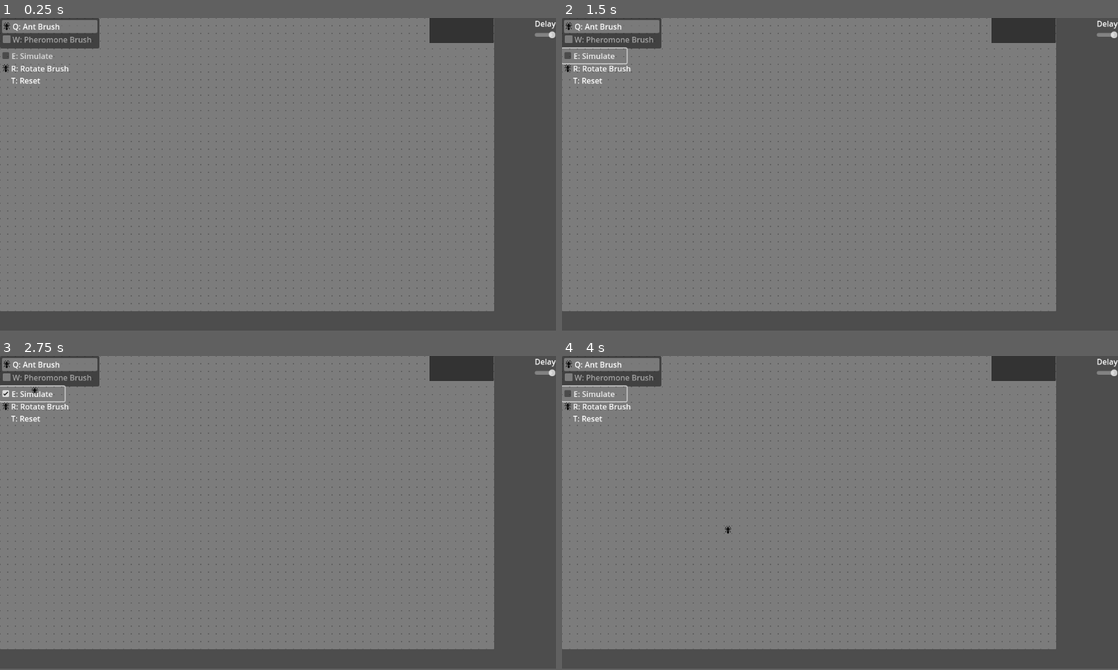
Above: before the commit, frames 1-4 (two rows, left to right).
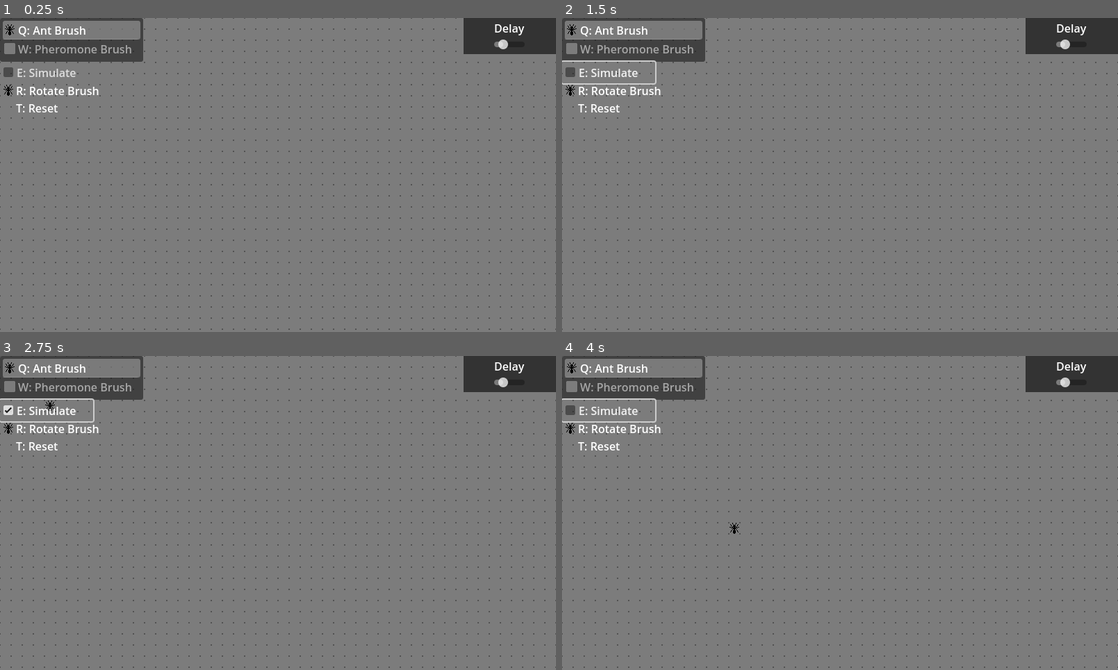
Above: after the commit, the same moments.

Repository: JarWarren/Ant
Game: Godot game, scene res://tile_map.tscn
Same seed, same stepped clock (60 frames per second), same inputs: the game is played once before the commit and once after it.
Inputs (mouse positions are in pixels of both pictures, inside the frame that each line leads up to):
- Up to frame 1 (0.25 s): no input
- Up to frame 2 (1.5 s): click "E: Simulate" at 0.5 s; click "E: Simulate" at 1.25 s
- Up to frame 3 (2.75 s): click "E: Simulate" at 2 s
- Up to frame 4 (4 s): tap Enter at 2.75 s; move the mouse to (962, 497) at 2.77 s; click (962, 497) at 2.85 s; tap T (reset) at 3.5 s; move the mouse to (728, 528) at 3.52 s; tap Q (ant) at 3.6 s; click (728, 528) at 3.8 s
In our replay, the window is 800x450 before the commit and 800x452 after it. These sizes can differ from the game's own. Grey fills any space a smaller window leaves; there, only what the larger window draws over its background counts as a difference.

The runs differ from the first frame. In frame 1, 22% of the frame differs, in the area x 0-100%, y 0-100%; in frame 2, 22%; in frame 3, 22%; in frame 4, 22%.

Commit message:
update

Diff:
--- a/project.godot
+++ b/project.godot
@@ -12,46 +12,49 @@
 
 config/name="Langton's Ant"
 run/main_scene="res://tile_map.tscn"
+config/features=PackedStringArray("4.0")
 config/icon="res://icon.png"
-config/features=PackedStringArray("4.0", "Vulkan Mobile")
 
 [display]
 
+window/size/viewport_width=800
+window/size/viewport_height=452
 window/stretch/mode="viewport"
 
 [input]
 
 click={
 "deadzone": 0.5,
-"events": [Object(InputEventMouseButton,"resource_local_to_scene":false,"resource_name":"","device":-1,"window_id":0,"store_command":true,"alt_pressed":false,"shift_pressed":false,"ctrl_pressed":false,"command_pressed":false,"button_mask":0,"positio …(130 unchanged characters)…
+"events": [Object(InputEventMouseButton,"resource_local_to_scene":false,"resource_name":"","device":-1,"window_id":0,"alt_pressed":false,"shift_pressed":false,"ctrl_pressed":false,"meta_pressed":false,"button_mask":0,"positio …(130 unchanged characters)…
 ]
 }
 simulate={
 "deadzone": 0.5,
-"events": [Object(InputEventKey,"resource_local_to_scene":false,"resource_name":"","device":0,"window_id":0,"store_command":true,"alt_pressed":false,"shift_pressed":false,"ctrl_pressed":false,"command_pressed":false,"pressed":false,"keycode …(65 unchanged characters)…
+"events": [Object(InputEventKey,"resource_local_to_scene":false,"resource_name":"","device":0,"window_id":0,"alt_pressed":false,"shift_pressed":false,"ctrl_pressed":false,"meta_pressed":false,"pressed":false,"keycode …(65 unchanged characters)…
 ]
 }
 ant={
 "deadzone": 0.5,
-"events": [Object(InputEventKey,"resource_local_to_scene":false,"resource_name":"","device":0,"window_id":0,"store_command":true,"alt_pressed":false,"shift_pressed":false,"ctrl_pressed":false,"command_pressed":false,"pressed":false,"keycode …(65 unchanged characters)…
+"events": [Object(InputEventKey,"resource_local_to_scene":false,"resource_name":"","device":0,"window_id":0,"alt_pressed":false,"shift_pressed":false,"ctrl_pressed":false,"meta_pressed":false,"pressed":false,"keycode …(65 unchanged characters)…
 ]
 }
 tile={
 "deadzone": 0.5,
-"events": [Object(InputEventKey,"resource_local_to_scene":false,"resource_name":"","device":0,"window_id":0,"store_command":true,"alt_pressed":false,"shift_pressed":false,"ctrl_pressed":false,"command_pressed":false,"pressed":false,"keycode …(65 unchanged characters)…
+"events": [Object(InputEventKey,"resource_local_to_scene":false,"resource_name":"","device":0,"window_id":0,"alt_pressed":false,"shift_pressed":false,"ctrl_pressed":false,"meta_pressed":false,"pressed":false,"keycode …(65 unchanged characters)…
 ]
 }
 rotate={
 "deadzone": 0.5,
-"events": [Object(InputEventKey,"resource_local_to_scene":false,"resource_name":"","device":0,"window_id":0,"store_command":true,"alt_pressed":false,"shift_pressed":false,"ctrl_pressed":false,"command_pressed":false,"pressed":false,"keycode …(65 unchanged characters)…
+"events": [Object(InputEventKey,"resource_local_to_scene":false,"resource_name":"","device":0,"window_id":0,"alt_pressed":false,"shift_pressed":false,"ctrl_pressed":false,"meta_pressed":false,"pressed":false,"keycode …(65 unchanged characters)…
 ]
 }
 reset={
 "deadzone": 0.5,
-"events": [Object(InputEventKey,"resource_local_to_scene":false,"resource_name":"","device":0,"window_id":0,"store_command":true,"alt_pressed":false,"shift_pressed":false,"ctrl_pressed":false,"command_pressed":false,"pressed":false,"keycode …(65 unchanged characters)…
+"events": [Object(InputEventKey,"resource_local_to_scene":false,"resource_name":"","device":0,"window_id":0,"alt_pressed":false,"shift_pressed":false,"ctrl_pressed":false,"meta_pressed":false,"pressed":false,"keycode …(65 unchanged characters)…
 ]
 }
 
 [rendering]
 
+environment/defaults/default_clear_color=Color(0.501961, 0.501961, 0.501961, 1)
 vulkan/rendering/back_end=1
--- a/tile_map.gd
+++ b/tile_map.gd
@@ -8,14 +8,14 @@
 	LEFT = 5
 	}
 
-const HEIGHT = 38
-const WIDTH = 64
+const HEIGHT = 29
+const WIDTH = 50
 const TILE_SIZE = 16
 
 @onready var brushes: ItemList = $CanvasLayer/ItemList
 @onready var rotation_texture = $CanvasLayer/TextureRect
 @onready var simulate_checkbox = $CanvasLayer/CheckBox
-@onready var delay_slider = $CanvasLayer/HBoxContainer/VBoxContainer/HSlider
+@onready var delay_slider = $CanvasLayer/ColorRect/HBoxContainer/VBoxContainer/HSlider
 
 var ants = []
 var brush = BRUSH.ANT
--- a/tile_map.tscn
+++ b/tile_map.tscn
@@ -100,32 +100,38 @@
 text = "T: Reset"
 
 [node name="ColorRect" type="ColorRect" parent="CanvasLayer"]
-offset_left = 890.0
-offset_right = 1023.0
+anchors_preset = 1
+anchor_left = 1.0
+anchor_right = 1.0
+offset_left = -133.0
 offset_bottom = 52.0
+grow_horizontal = 0
+size_flags_horizontal = 8
+size_flags_vertical = 0
 color = Color(0.2, 0.2, 0.2, 1)
 
-[node name="HBoxContainer" type="HBoxContainer" parent="CanvasLayer"]
+[node name="HBoxContainer" type="HBoxContainer" parent="CanvasLayer/ColorRect"]
+layout_mode = 1
+anchors_preset = 14
+anchor_top = 0.5
 anchor_right = 1.0
-offset_bottom = 43.0
-alignment = 2
+anchor_bottom = 0.5
+offset_top = -23.0
+offset_bottom = 23.0
+grow_horizontal = 2
+grow_vertical = 2
+alignment = 1
 
-[node name="VBoxContainer" type="VBoxContainer" parent="CanvasLayer/HBoxContainer"]
-offset_left = 904.0
-offset_right = 1024.0
-offset_bottom = 46.0
+[node name="VBoxContainer" type="VBoxContainer" parent="CanvasLayer/ColorRect/HBoxContainer"]
+layout_mode = 2
 
-[node name="DelayLabel" type="Label" parent="CanvasLayer/HBoxContainer/VBoxContainer"]
-offset_right = 120.0
-offset_bottom = 26.0
+[node name="DelayLabel" type="Label" parent="CanvasLayer/ColorRect/HBoxContainer/VBoxContainer"]
+layout_mode = 2
 text = "Delay"
 horizontal_alignment = 1
 
-[node name="HSlider" type="HSlider" parent="CanvasLayer/HBoxContainer/VBoxContainer"]
-minimum_size = Vector2(120, 0)
-offset_top = 30.0
-offset_right = 120.0
-offset_bottom = 46.0
+[node name="HSlider" type="HSlider" parent="CanvasLayer/ColorRect/HBoxContainer/VBoxContainer"]
+layout_mode = 2
 min_value = 1.0
 max_value = 60.0
-value = 60.0
+value = 12.0
Not shown, added: export_presets.cfg
Not shown: 4 places in tile_map.tscn that only renumber resources
